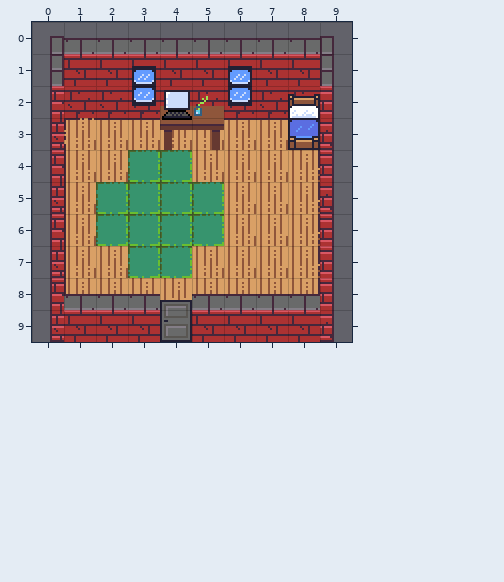
Tiled map (JSON): src/assets/tilemaps/pipsHouseMap.json. The picture above is the old version.
Cells are 16x16 px. Shown: x 0..9, y 0..9.
After:
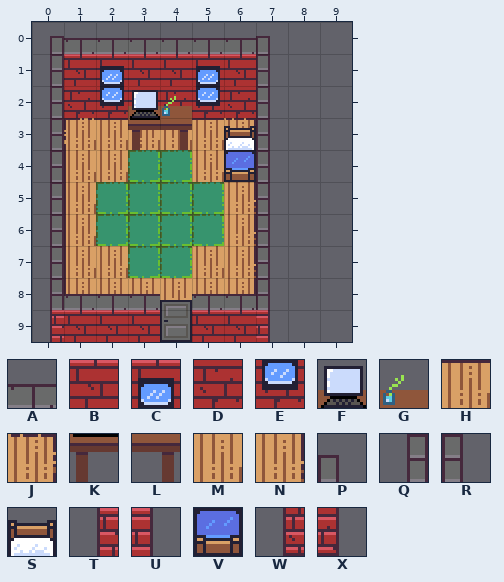
Key: from "pigeonburghTileset": A 0, B 8, C 9, D 16, E 17, F 20, G 21, H 25, J 26, K 28, L 29, M 33, N 34, P 36, Q 43, R 44, S 49, T 51, U 52, V 57, W 59, X 60.
_ is an empty cell, # one hidden under a higher layer, . an unchanged one.
Commit message: Update Pips house starting map to correct collision and aesthetics
What changed:
--- layer "below"
@@ x 6..8 @@
- 3 HH#
- 4 MMN
- 5 MMN
- 6 MMN
- 7 MMN
- 8 MMN
- 9 .##
+ 3 J__
+ 4 #__
+ 5 N__
+ 6 N__
+ 7 N__
+ 8 N__
+ 9 .__
--- layer "worldLayer"
@@ x 0..9 @@
- 0 .......AAP
- 1 ..BC.BCBBR
- 2 T.DE.DEDDU
- 3 W.._KL__VX
- 4 T......_.U
- 5 W......_.X
- 6 T......_.U
- 7 W......_.U
- 8 T......_.U
- 9 W......_.X
+ 0 .......P__
+ 1 ..CB.CBR__
+ 2 Q.ED.EDR__
+ 3 Q..KL_SR__
+ 4 Q......R._
+ 5 Q......R._
+ 6 Q......R._
+ 7 Q......R._
+ 8 Q......R._
+ 9 T......U._
--- layer "above"
@@ x 3..8 @@
- 2 _FG..S
+ 2 FG_.._
@@ x 6..6 @@
- 4 _
+ 4 V
@@ x 7..8 @@
- 8 AA
- 9 BB
+ 8 __
+ 9 __
Pixel boxes of the changes (left, top, right, bottom) in both pictures:
changed: (100, 36, 334, 342)
changed: (52, 86, 64, 342)
